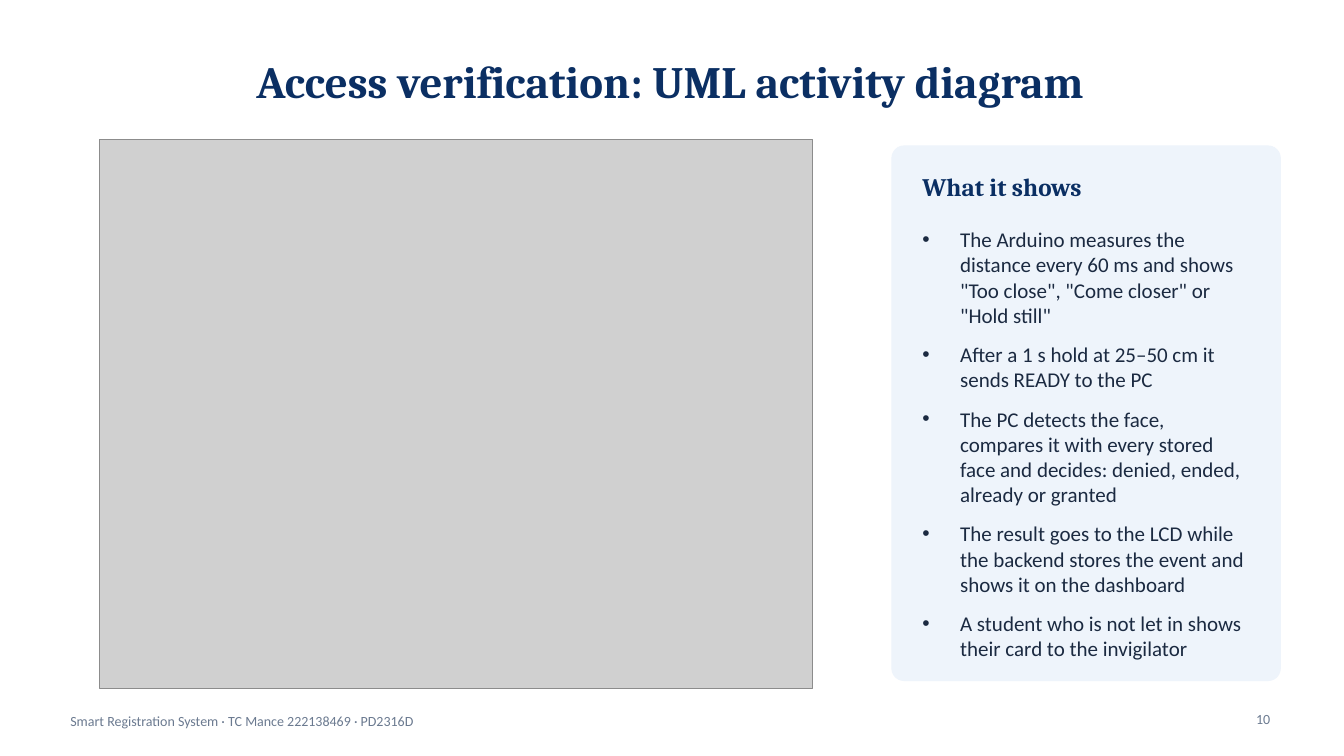
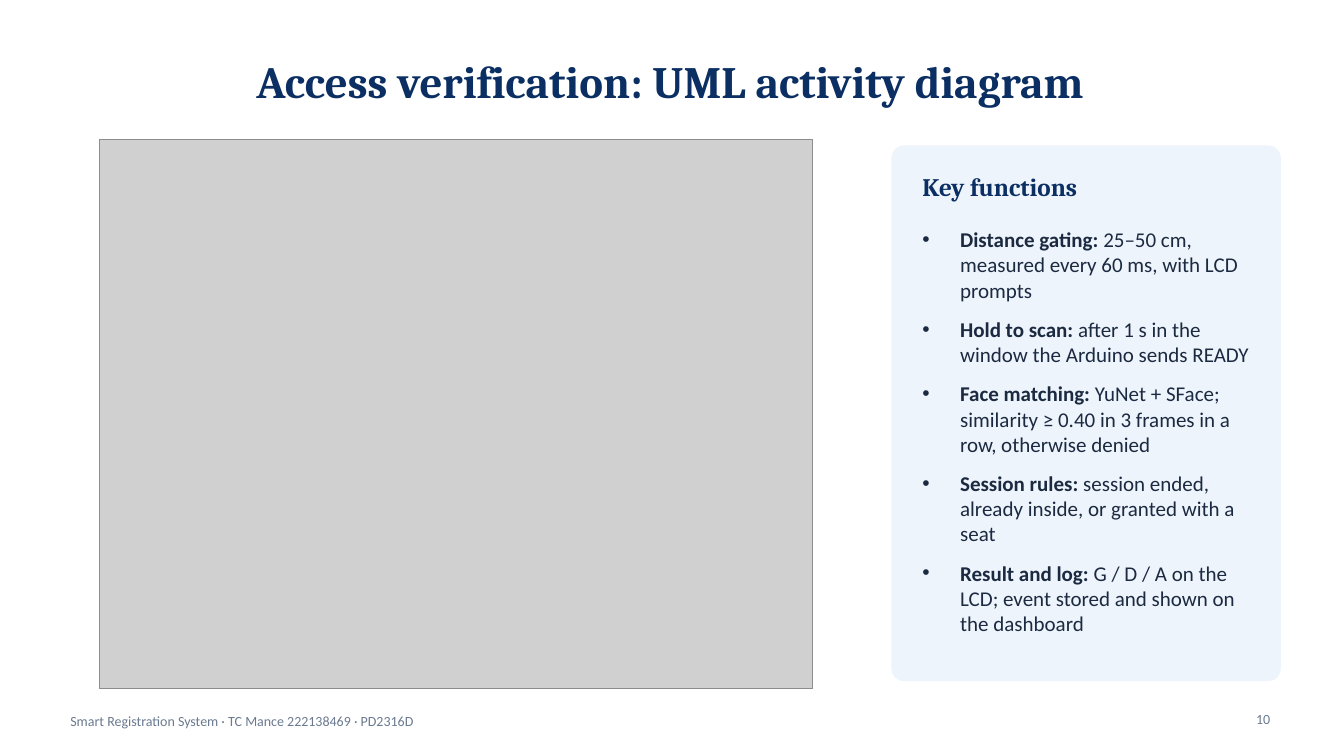
Before and after one commit to TebogoClifford/Smart_Registration_System, a slide deck: slide 10 of docs_out/SRS_Presentation_TC_Mance.pptx. Drawn at 1344x756 pixels with LibreOffice and Linux fonts; fonts in the diff are those of the drawing; grey boxes stand for pictures. Boxes give left, top, right and bottom in pixels: in the first picture for what was removed or moved away, otherwise in the second. Text is boxed around its words. In the diff, an @@ line names an element or a change of style, - is before the commit and + after.

```diff
--- a/docs_out/SRS_Presentation_TC_Mance.pptx
+++ b/docs_out/SRS_Presentation_TC_Mance.pptx
@@ text at [922,178,1077,202]: text changed @@
-What it shows
+Key functions
@@ text at [960,232,1248,631]: text changed @@
-• The Arduino measures the distance every 60 ms and shows "Too close", "Come closer" or "Hold still"
-• After a 1 s hold at 25–50 cm it sends READY to the PC
-• The PC detects the face, compares it with every stored face and decides: denied, ended, already or granted
-• The result goes to the LCD while the backend stores the event and shows it on the dashboard
-• A student who is not let in shows their card to the invigilator
+• Distance gating: 25–50 cm, measured every 60 ms, with LCD prompts
+• Hold to scan: after 1 s in the window the Arduino sends READY
+• Face matching: YuNet + SFace; similarity ≥ 0.40 in 3 frames in a row, otherwise denied
+• Session rules: session ended, already inside, or granted with a seat
+• Result and log: G / D / A on the LCD; event stored and shown on the dashboard
```
Also in this commit, not shown: 3 other slides changed, 1 other file.
